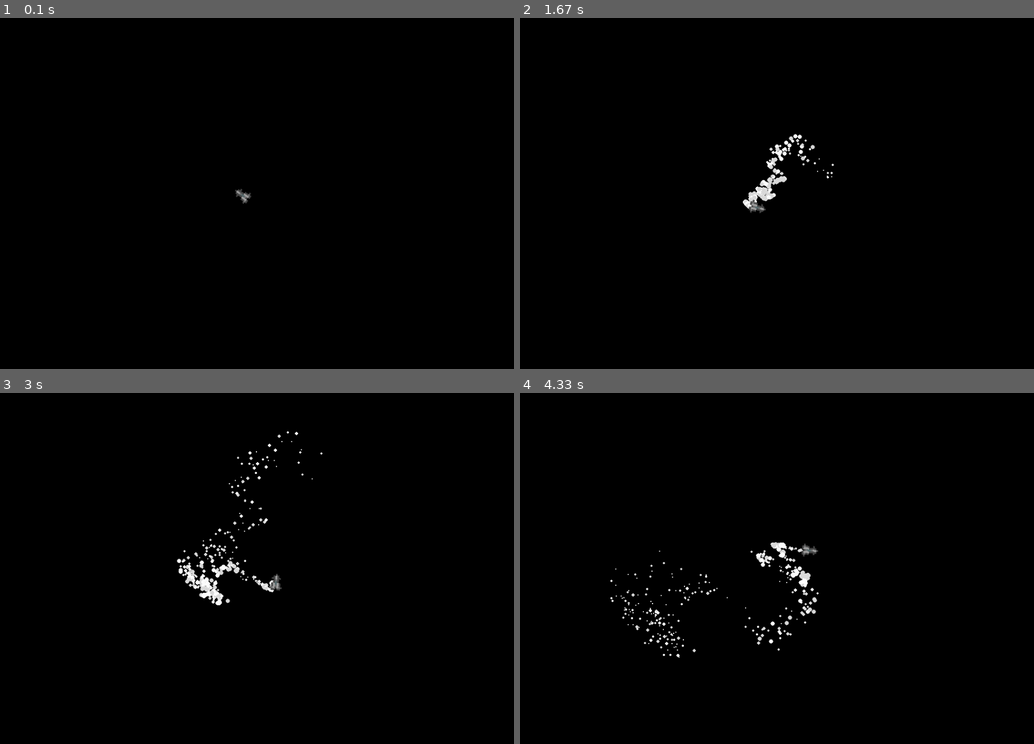
Above: before the commit, frames 1-4 (two rows, left to right).
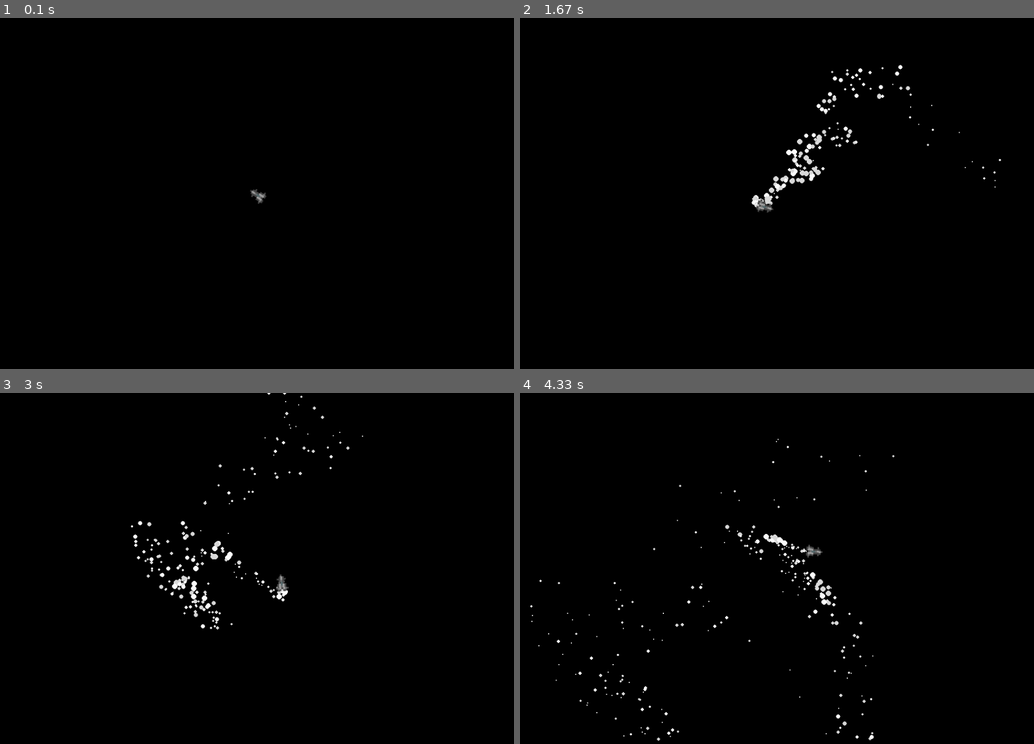
Above: after the commit, the same moments.

Repository: ztdnzunYT/Capstone-Project-2024
Game: pygame game, started from xzplore/xzplore.py
Two runs of this game, one before a commit and one after it. Both use one fixed random seed, a clock stepped at 60 frames per second and the inputs below.
Inputs (mouse positions are in pixels of both pictures, inside the frame that each line leads up to):
- Up to frame 1 (0.1 s): no input
- Up to frame 2 (1.67 s): press the mouse at (653, 197) at 0.37 s; move the mouse to (741, 232) at 0.47 s; release the mouse at (828, 270) at 0.6 s; press the mouse at (653, 197) at 0.7 s; move the mouse to (746, 211) at 0.8 s; release the mouse at (838, 225) at 0.93 s; press the mouse at (653, 197) at 1.03 s; move the mouse to (705, 239) at 1.13 s; release the mouse at (751, 284) at 1.27 s; press the mouse at (653, 197) at 1.37 s; move the mouse to (782, 221) at 1.47 s; release the mouse at (910, 249) at 1.6 s
- Up to frame 3 (3 s): press the mouse at (133, 572) at 1.7 s; move the mouse to (282, 617) at 1.8 s; release the mouse at (436, 659) at 1.93 s; press the mouse at (133, 572) at 2.03 s; move the mouse to (246, 536) at 2.13 s; release the mouse at (364, 505) at 2.27 s; click (436, 638) at 2.38 s; click (277, 554) at 2.72 s
- Up to frame 4 (4.33 s): click (663, 505) at 3.05 s; click (915, 607) at 3.38 s; click (694, 456) at 3.72 s; click (956, 564) at 4.05 s

The runs differ from the first frame. In frame 1, 0.1% of the frame differs, in the area x 45-52%, y 48-54%; in frame 2, 1.4%; in frame 3, 1.9%, in the area x 25-71%, y 0-68%; in frame 4, 1.8%.

Commit message:
Update xzplore.py

Diff:
--- a/xzplore/xzplore.py
+++ b/xzplore/xzplore.py
@@ -9,7 +9,7 @@
 SCREEN_HEIGHT = 650
 FPS = 120
 BLACK  = (0,0,0)
-screen = pygame.display.set_mode((SCREEN_WIDTH,SCREEN_HEIGHT),vsync=True)
+screen = pygame.display.set_mode((SCREEN_WIDTH,SCREEN_HEIGHT),vsync=False)
 Clock = pygame.time.Clock()
 
 class Spaceship(pygame.sprite.Sprite):
@@ -17,7 +17,7 @@
         super().__init__()
         self.image = pygame.transform.smoothscale(pygame.image.load(image).convert_alpha(),(55,55))
         self.surf = self.image
-        self.rect = self.surf.get_rect(midright=(x,y))
+        self.rect = self.surf.get_rect(center=(x,y))
         self.position = self.rect.center
         self.speed = 1
         self.angle = 0
@@ -63,33 +63,36 @@
         self.colors = random.choice([self.white,self.white2])
         self.size = (random.randint(1,4))
         self.lifetime = 200
-        self.velocity = (random.uniform(-.1,.1),random.uniform(-.1,.1))
+        self.velocity = (random.uniform(-.2,.2),random.uniform(-.2,.2))
         #print(spaceship.dir)
 
+    def direction(self,angle):
+        mouse_pos = pygame.mouse.get_pos()
+        if (mouse_pos[0] - spaceship.position[0]) > angle:
+            dx = -.03
+        elif (mouse_pos[0] - spaceship.position[0]) < -angle:
+            dx = .03
+        else:
+            dx = 0
 
 
-    def update(self):
-
-        mouse_pos = pygame.mouse.get_pos()
-        if (mouse_pos[0] - spaceship.position[0]) > 0:
-            dx = -.01
-        elif (mouse_pos[0] - spaceship.position[0]) < 0:
-            dx = .01
-        if (mouse_pos[1] - spaceship.position[1]) > 0:
-            dy = -.01
-        elif (mouse_pos[1] - spaceship.position[1]) < 0:
-            dy = .01
+        if (mouse_pos[1] - spaceship.position[1]) > angle:
+            dy = -.03
+        elif (mouse_pos[1] - spaceship.position[1]) < -angle:
+            dy = .03
+        else:
+            dy =0
 
         self.velocity = (self.velocity[0]+dx,self.velocity[1]+dy)
 
 
-
+    def update(self):
         self.x += self.velocity[0]
         self.y += self.velocity[1]
         self.size -=.01
         self.lifetime -=.5
         if pygame.mouse.get_pressed()[0]:
-            if self.lifetime > 190:
+            if self.lifetime >195:
                 self.size = random.randint(4,6)
 
     def draw(self):
@@ -105,11 +108,13 @@
 
     screen.fill(BLACK)
 
-    particles.append(Rocket_smoke(spaceship.rect.centerx+.5,spaceship.rect.centery+.5))
+    particles.append(Rocket_smoke(spaceship.rect.center[0],spaceship.rect.center[1]))
 
     for particle in particles[:]:
         particle.update()
-        particle.draw()
+        particle.direction(20)
+        if particle.lifetime < 195:
+            particle.draw()
         if particle.size <=0 or particle.lifetime <= 0:
             particles.remove(particle)
 
